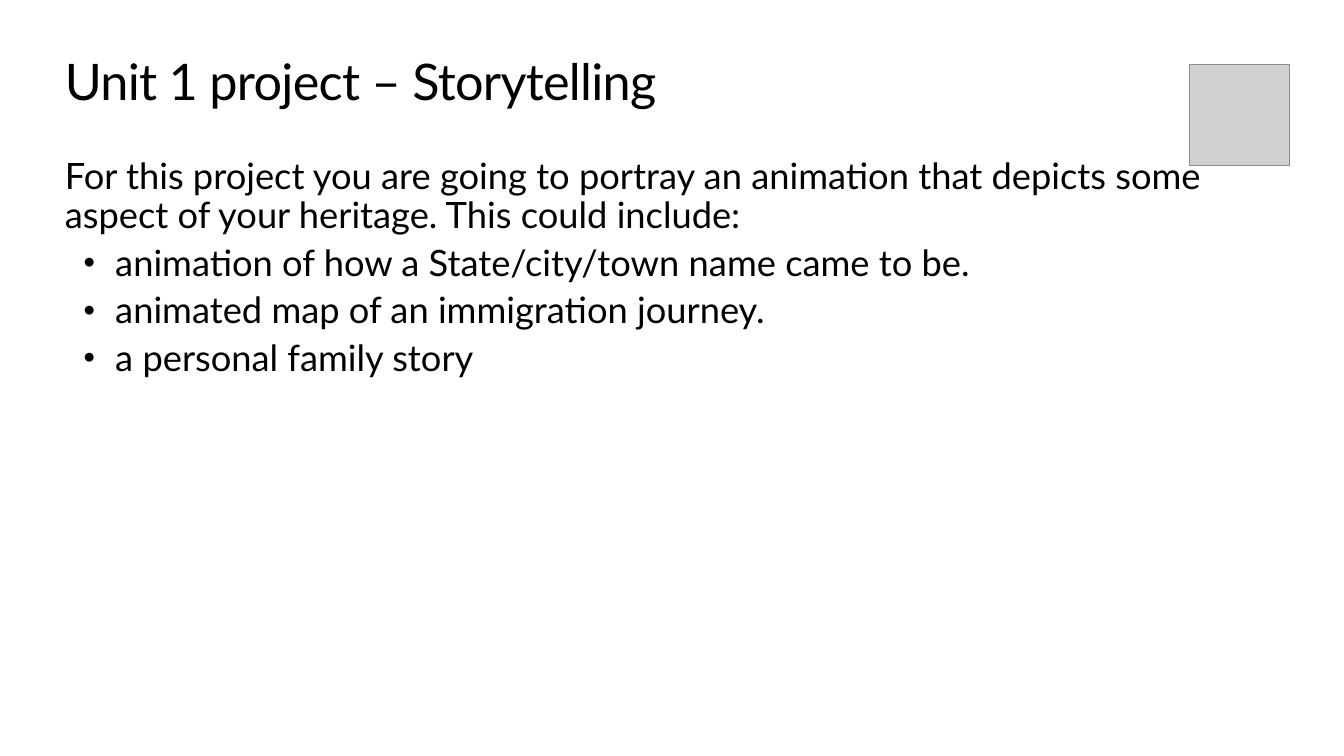
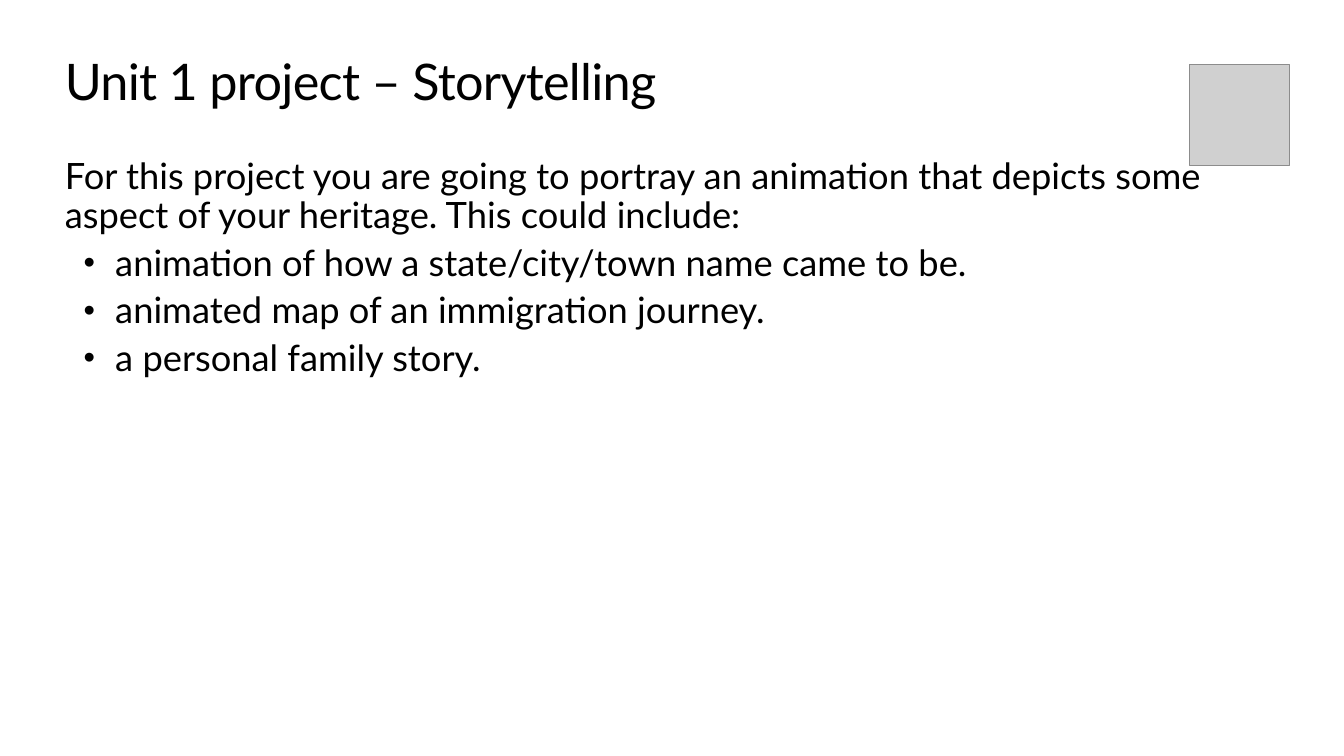
Before and after one commit to TEALSK12/introduction-to-computer-science, a slide deck: slide 5 of docs/slidedecks/TEALS SNAP 1.5.pptx (slide 6 before the commit). Drawn at 1344x756 pixels with LibreOffice and Linux fonts; fonts in the diff are those of the drawing; grey boxes stand for pictures; background and template pictures are left out. Boxes give left, top, right and bottom in pixels: in the first picture for what was removed or moved away, otherwise in the second. Text is boxed around its words. In the diff, an @@ line names an element or a change of style, - is before the commit and + after.

```diff
--- a/docs/slidedecks/TEALS SNAP 1.5.pptx
+++ b/docs/slidedecks/TEALS SNAP 1.5.pptx
@@ text at (x1=115, y1=249, x2=966, y2=283): text changed @@
-• animation of how a State/city/town name came to be.
+• animation of how a state/city/town name came to be.
@@ text at (x1=115, y1=344, x2=480, y2=378): text changed @@
-• a personal family story
+• a personal family story.
```
Also in this commit, not shown: 2 other slides changed, 1 slide added, 2 slides removed, 16 other files.
